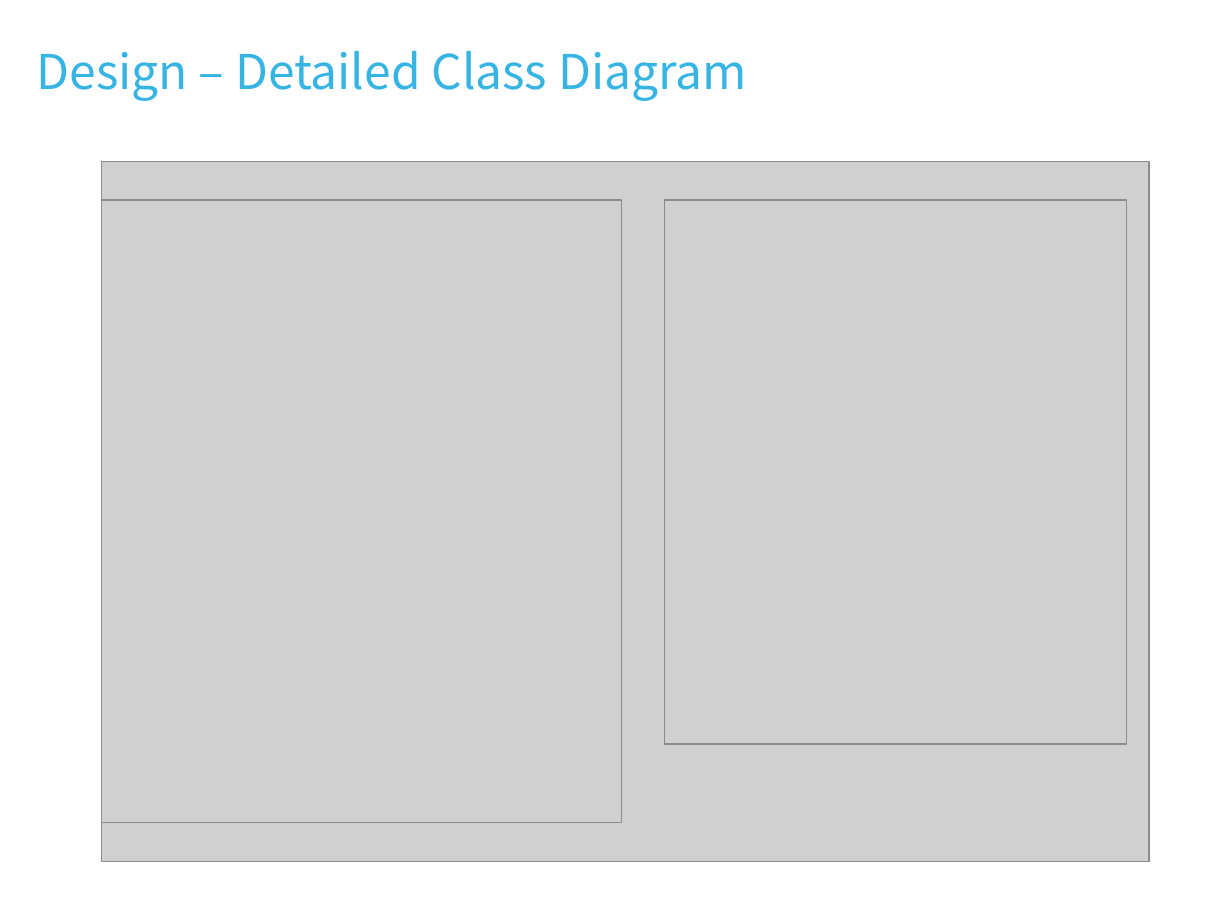
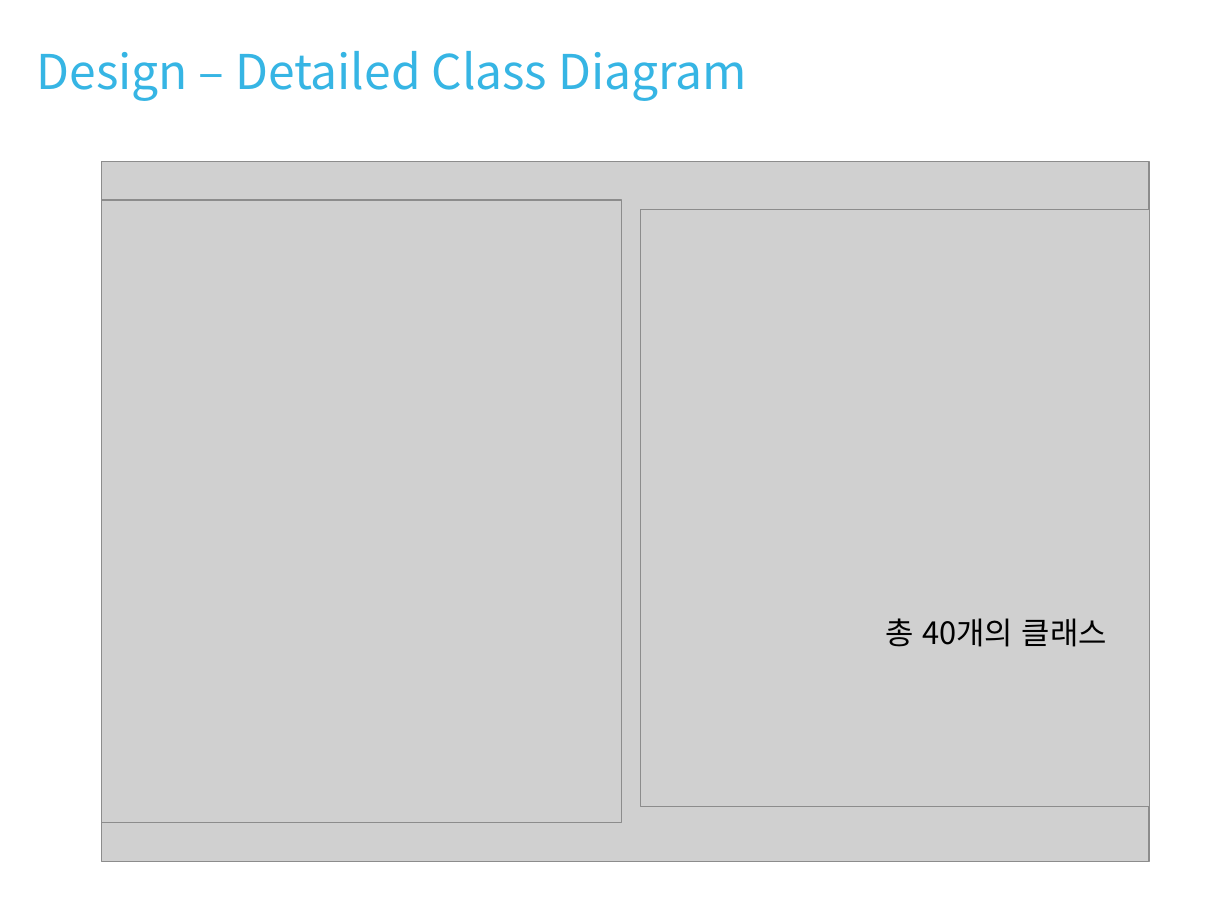
Before and after one commit to DavidKwon/ATMWith3tierArchitecture, a slide deck: slide 23 of ATM.pptx. Drawn at 1232x924 pixels with LibreOffice and Linux fonts; fonts in the diff are those of the drawing; grey boxes stand for pictures. Boxes give left, top, right and bottom in pixels: in the first picture for what was removed or moved away, otherwise in the second. Text is boxed around its words. In the diff, an @@ line names an element or a change of style, - is before the commit and + after.

```diff
--- a/ATM.pptx
+++ b/ATM.pptx
@@ picture: place and size @@
-picture at <box>664,200,1126,744</box>
+picture at <box>641,209,1151,806</box>
@@ text added at <box>885,618,1107,647</box>, 18 pt, text #000000 @@
+총 40개의 클래스
```
Also in this commit, not shown: 12 other slides changed, 1 slide added, 2 slides removed.
